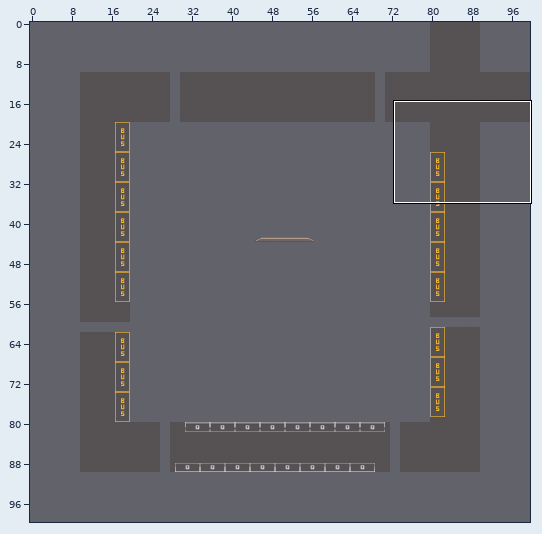
An edit to a level. Tiled map (JSON), res/maps/Overworld.json. Above, an overview of the earlier version with the close-up marked.
Close-up. The starting point:
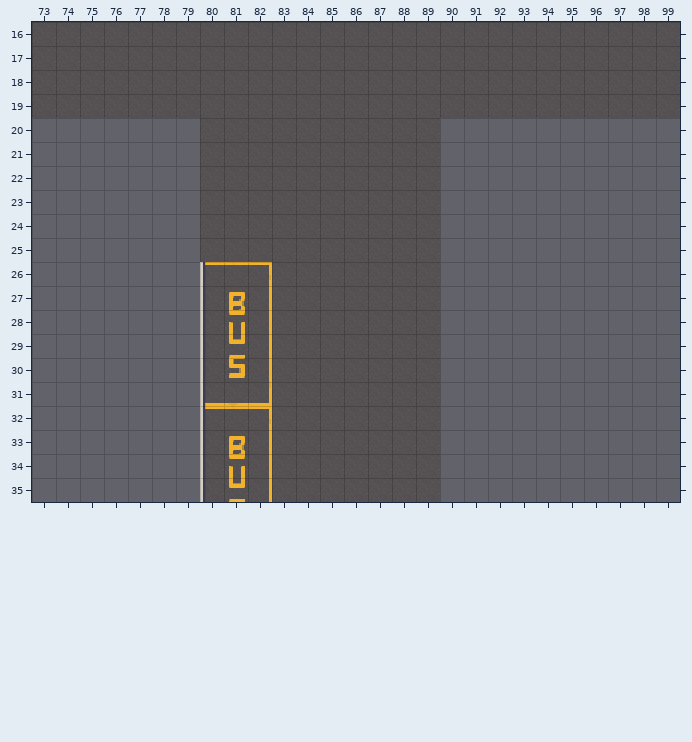
Cells are 16x16 px. Shown: x 73..99, y 16..35. The commit also changed other parts of the map, which this record leaves out.
The same view after the edit:
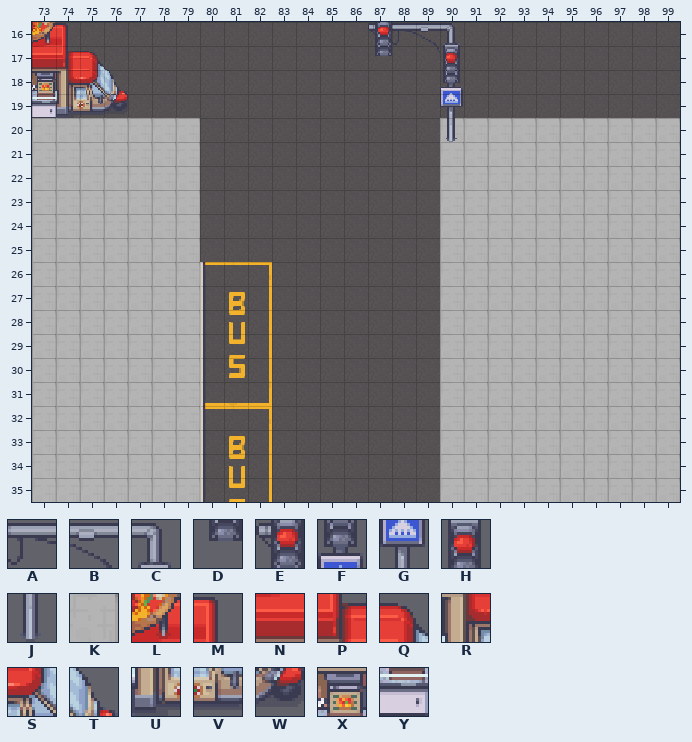
Key: from "Modern_Exteriors_Complete_Tile": A 3876, B 3877, C 3878, D 4051, E 4229, F 4230, G 4406, H 4581, J 4582, K 26759, L 30033, M 30034, N 30209, P 30210, Q 30211, R 30386, S 30387, T 30388, U 30562, V 30563, W 30564, X 30912, Y 31088.
_ is an empty cell, . an unchanged one.
Tiles of an added or newly shown layer are drawn over the layers below it.
From old to new:
--- layer "Floor" (now shown)
@@ x 73..99 @@
-20 _______..........__________
-21 _______..........__________
-22 _______..........__________
-23 _______..........__________
-24 _______..........__________
-25 _______..........__________
-26 _______..........__________
-27 _______..........__________
-28 _______..........__________
-29 _______..........__________
-30 _______..........__________
-31 _______..........__________
-32 _______..........__________
-33 _______..........__________
-34 _______..........__________
-35 _______..........__________
+20 KKKKKKK..........KKKKKKKKKK
+21 KKKKKKK..........KKKKKKKKKK
+22 KKKKKKK..........KKKKKKKKKK
+23 KKKKKKK..........KKKKKKKKKK
+24 KKKKKKK..........KKKKKKKKKK
+25 KKKKKKK..........KKKKKKKKKK
+26 KKKKKKK..........KKKKKKKKKK
+27 KKKKKKK..........KKKKKKKKKK
+28 KKKKKKK..........KKKKKKKKKK
+29 KKKKKKK..........KKKKKKKKKK
+30 KKKKKKK..........KKKKKKKKKK
+31 KKKKKKK..........KKKKKKKKKK
+32 KKKKKKK..........KKKKKKKKKK
+33 KKKKKKK..........KKKKKKKKKK
+34 KKKKKKK..........KKKKKKKKKK
+35 KKKKKKK..........KKKKKKKKKK
--- layer "Parked Car" (added)
@@ x 73..76 @@
-16 __..
-17 ___.
-18 ____
-19 ____
+16 LM..
+17 NPQ.
+18 XRST
+19 YUVW
--- layer "Streetsigns" (added)
@@ x 87..90 @@
-16 ____
-17 _.._
-18 ..._
-19 ..._
-20 ..._
+16 EABC
+17 D..H
+18 ...F
+19 ...G
+20 ...J
Pixel boxes of the changes (left, top, right, bottom) in both close-ups:
added: (32, 22, 200, 502)
added: (368, 22, 680, 502)
